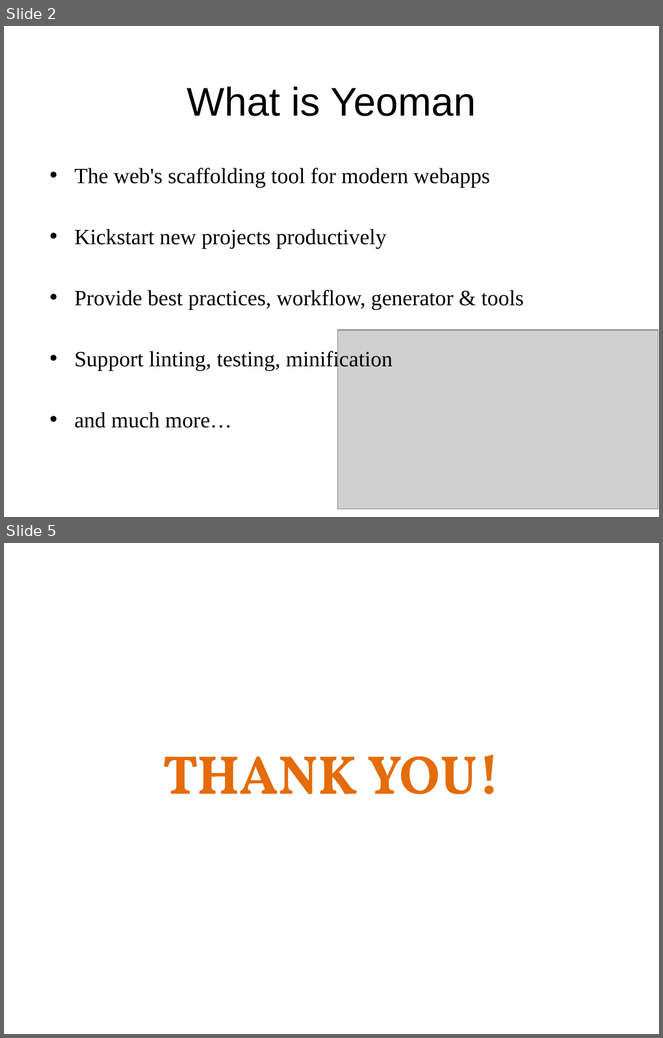
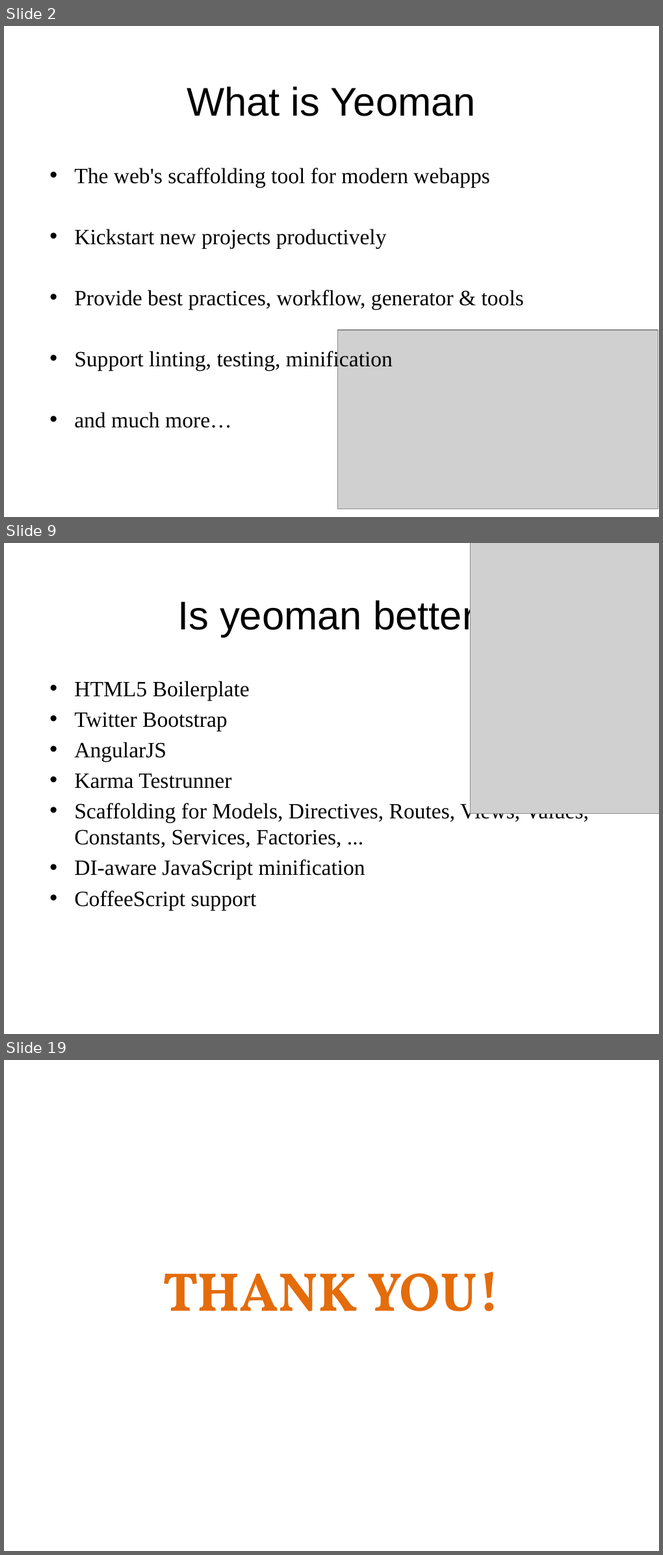
Before and after one commit to sonvq-qsoftvn/angularjs-training, a slide deck: QS_Training_AngularJS_Yeoman, Grunt, Gulp - SonVQ.pptx. Shown one above the other, each under a label of ours: slides 2 and 5 before the commit, slides 2, 9 and 19 after it; the slides between them are not shown. The pictures are 663x1038 and 663x1555 pixels, drawn with LibreOffice and Linux fonts; fonts in the diff are those of the drawing; grey boxes stand for pictures; background and template pictures are left out. Boxes give left, top, right and bottom in pixels: in the first picture for what was removed or moved away, otherwise in the second. Text is boxed around its words. In the diff, an @@ line names an element or a change of style, - is before the commit and + after.

```diff
--- a/QS_Training_AngularJS_Yeoman, Grunt, Gulp - SonVQ.pptx
+++ b/QS_Training_AngularJS_Yeoman, Grunt, Gulp - SonVQ.pptx
@@ slide 9 added at [4, 543, 659, 1034], background picture (left out) @@
@@ picture added at [471, 543, 659, 813] @@
@@ title added at [178, 598, 498, 637], 44 pt, text #000000 @@
+Is yeoman better?
@@ text added at [74, 681, 589, 910], 24 pt, text #000000 @@
+• HTML5 Boilerplate
+• Twitter Bootstrap
+• AngularJS
+• Karma Testrunner
+• Scaffolding for Models, Directives, Routes, Views, Values, Constants, Services, Factories, ...
+• DI-aware JavaScript minification
+• CoffeeScript support
@@ what was slide 5 is now slide 19 @@
```
Also in this commit, not shown: 2 slides changed, 14 other slides added, 1 slide removed, 4 other files.
